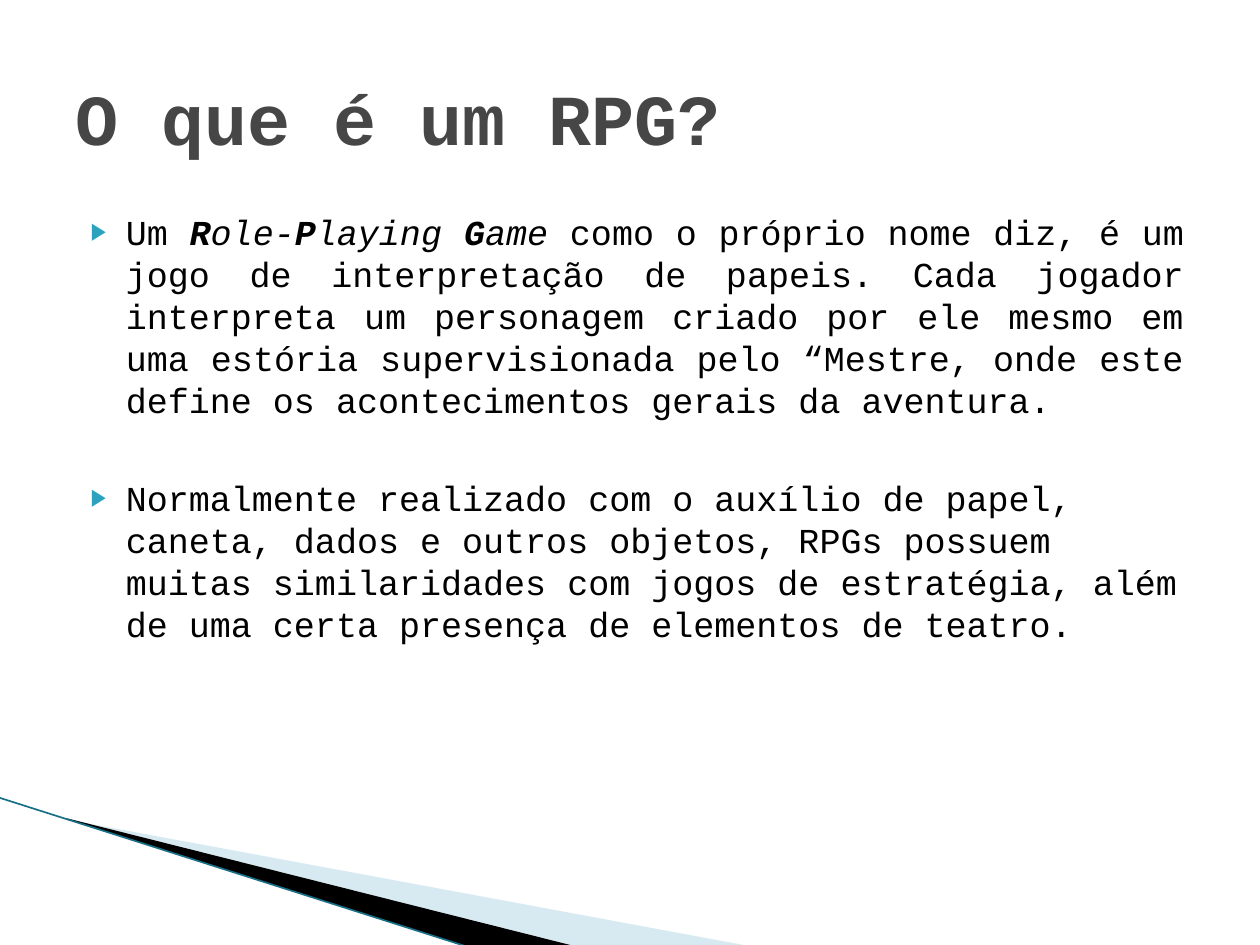
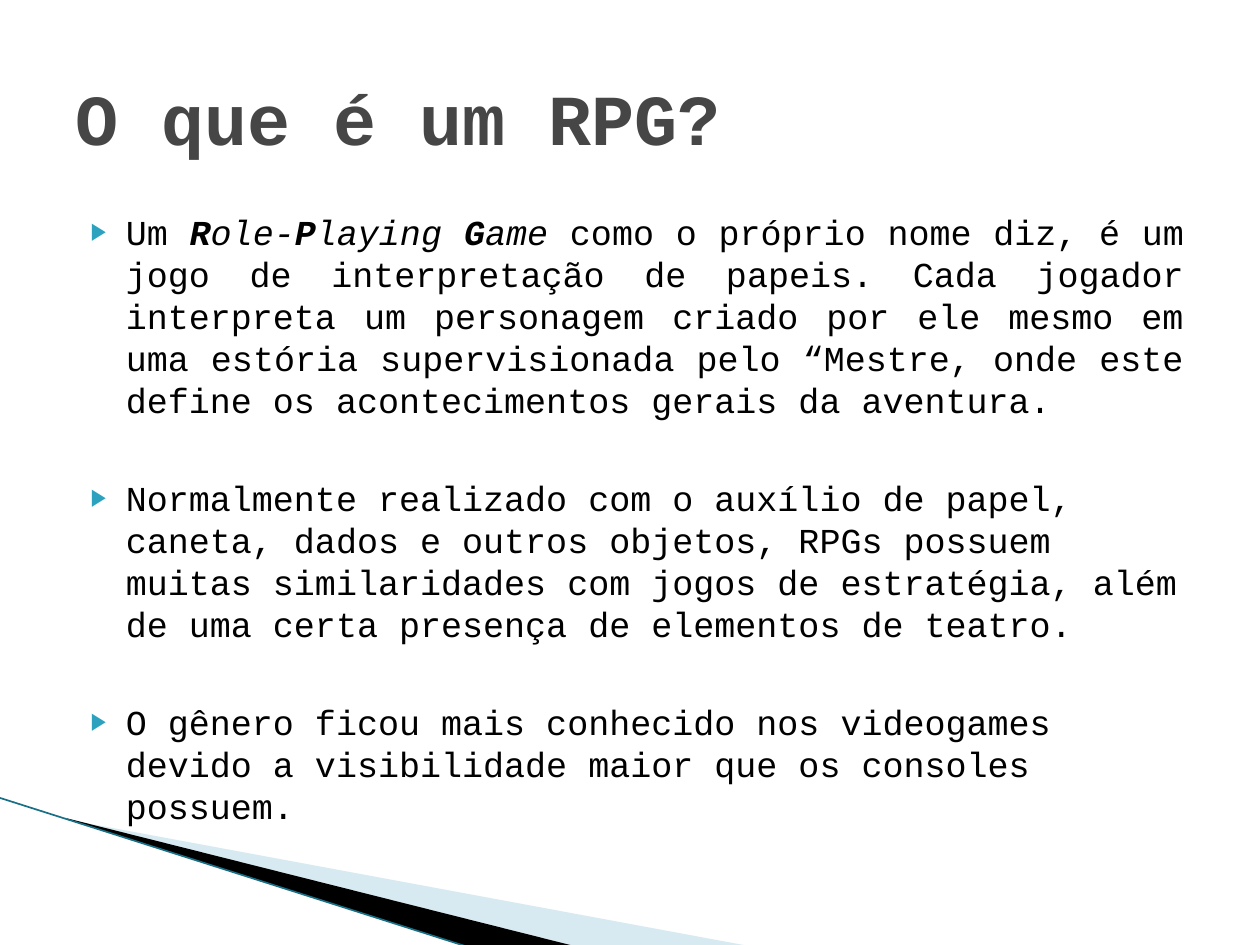
Before and after one commit to Sairaf/RPG, a slide deck: slide 2 of Trabalho final Prog2.pptx. Drawn at 1260x945 pixels with LibreOffice and Linux fonts; fonts in the diff are those of the drawing; background and template pictures are left out. Boxes give left, top, right and bottom in pixels: in the first picture for what was removed or moved away, otherwise in the second. Text is boxed around its words. In the diff, an @@ line names an element or a change of style, - is before the commit and + after.

```diff
--- a/Trabalho final Prog2.pptx
+++ b/Trabalho final Prog2.pptx
@@ text at (126, 710, 1051, 827): paragraph added @@
+▶ O gênero ficou mais conhecido nos videogames devido a visibilidade maior que os consoles possuem.
```
Also in this commit, not shown: 5 other slides changed, 14 slides added, 2 slides removed.
